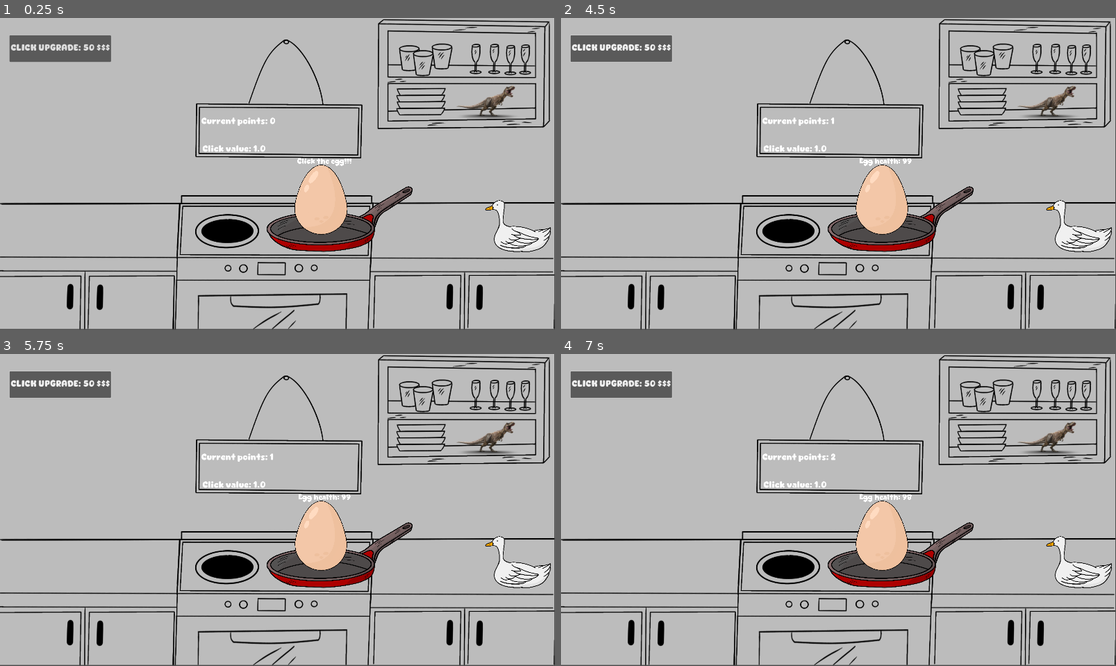
Above: before the commit, frames 1-4 (two rows, left to right).
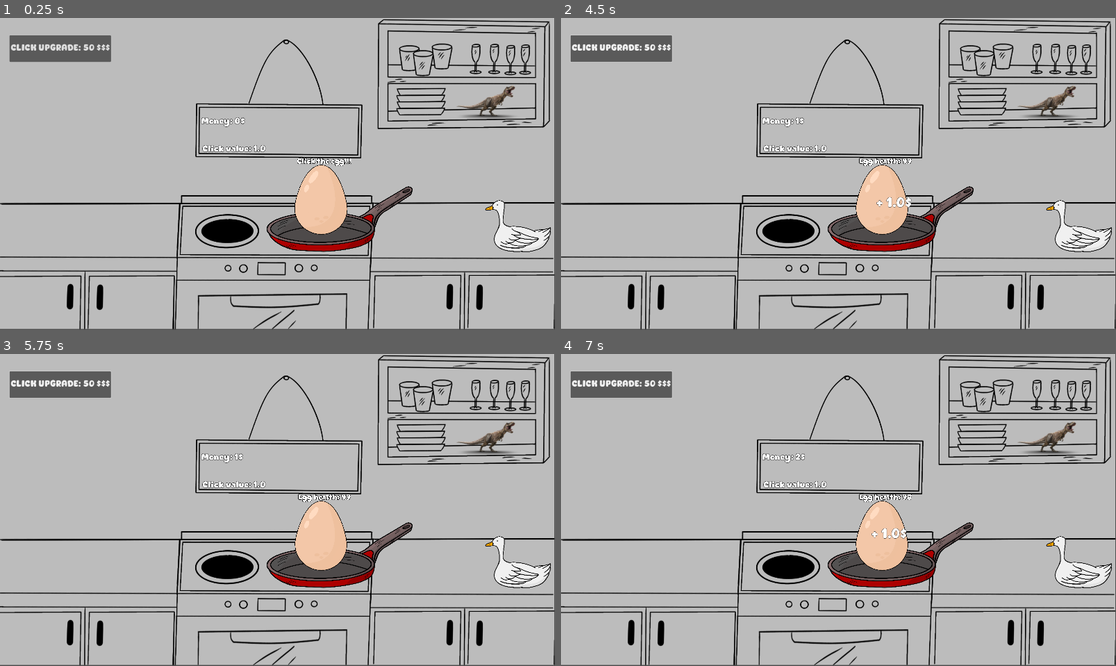
Above: after the commit, the same moments.

Repository: cherciAdelin/Quacky-Clicker
Game: Godot game, scene res://Scenes/main.tscn
The game is run twice, just before and just after one commit, with the same random seed, the same clock (stepped at 60 frames per second) and the same inputs.
Inputs (mouse positions are in pixels of both pictures, inside the frame that each line leads up to):
- Up to frame 1 (0.25 s): no input
- Up to frame 2 (4.5 s): click "CLICK UPGRADE: 50 $$$" at 0.5 s; click "Insufficient currency!" at 1.25 s; click "Insufficient currency!" at 2 s; click "CLICK UPGRADE: 50 $$$" at 2.75 s; click "CLICK UPGRADE: 50 $$$" at 3.5 s; move the mouse to (882, 198) at 4.27 s; press the mouse at (882, 198) at 4.28 s
- Up to frame 3 (5.75 s): tap Enter at 5 s; move the mouse to (444, 556) at 5.02 s; release the mouse at (444, 556) at 5.03 s; click (444, 556) at 5.1 s
- Up to frame 4 (7 s): move the mouse to (672, 463) at 5.77 s; press the mouse at (672, 463) at 5.78 s; tap Space at 6.5 s; move the mouse to (866, 510) at 6.52 s; release the mouse at (866, 510) at 6.53 s; click (866, 510) at 6.6 s

The runs differ from the first frame. In frame 1, 0.3% of the frame differs, in the area x 36-64%, y 31-48%; in frame 2, 0.4%; in frame 3, 0.3%; in frame 4, 0.4%, in the area x 36-64%, y 31-60%.

Commit message:
Money popup
Added money popup whenever you click the egg , changed small details and deleted unnecessary files

Diff:
--- a/Scenes/egg.tscn
+++ b/Scenes/egg.tscn
@@ -25,6 +25,8 @@
 offset_top = -1536.0
 offset_right = 1365.0
 offset_bottom = -946.0
+theme_override_colors/font_outline_color = Color(0, 0, 0, 1)
+theme_override_constants/outline_size = 45
 theme_override_fonts/font = ExtResource("3_85tk0")
 theme_override_font_sizes/font_size = 250
 text = "Click the egg!!!"
--- a/Scenes/main.tscn
+++ b/Scenes/main.tscn
@@ -41,9 +41,11 @@
 offset_top = 312.0
 offset_right = 1243.0
 offset_bottom = 399.0
+theme_override_colors/font_outline_color = Color(0, 0, 0, 1)
+theme_override_constants/outline_size = 4
 theme_override_fonts/font = ExtResource("3_8gbba")
 theme_override_font_sizes/font_size = 30
-text = "Current score:"
+text = "Money:"
 vertical_alignment = 1
 
 [node name="Click_val" type="Label" parent="UI"]
@@ -51,6 +53,8 @@
 offset_top = 399.0
 offset_right = 969.0
 offset_bottom = 504.0
+theme_override_colors/font_outline_color = Color(0, 0, 0, 1)
+theme_override_constants/outline_size = 4
 theme_override_fonts/font = ExtResource("3_8gbba")
 theme_override_font_sizes/font_size = 30
 text = "Click value:"
@@ -61,6 +65,7 @@
 offset_top = 55.0
 offset_right = 283.0
 offset_bottom = 147.0
+theme_override_colors/font_outline_color = Color(0, 0, 0, 1)
 theme_override_fonts/font = ExtResource("3_8gbba")
 theme_override_font_sizes/font_size = 30
 text = "Upgrade button"
--- a/Scenes/upgrade_1.gd
+++ /dev/null
@@ -1 +0,0 @@
-extends TextureButton
--- a/Scripts/egg.gd
+++ b/Scripts/egg.gd
@@ -88,6 +88,5 @@
 	var tween := create_tween()
 	tween.set_trans(Tween.TRANS_BACK)
 	tween.set_ease(Tween.EASE_OUT)
-	sprite.scale = Vector2(1, 1)
-	tween.tween_property(sprite, "scale", Vector2(0.9, 0.9), 0.08)
-	tween.tween_property(sprite, "scale", Vector2(1, 1), 0.08)
+	tween.tween_property(sprite, "scale", Vector2(0.9, 0.9), 0.1)
+	tween.tween_property(sprite, "scale", Vector2(1, 1), 0.1)
--- a/Scripts/main.gd
+++ b/Scripts/main.gd
@@ -22,11 +22,12 @@
 ## it increases the "Currency" you have and also updates the UI
 func _on_egg_egg_pressed() -> void:
 	points += click_value
+	show_dmg(click_value, $Egg.global_position)
 	update_ui()
 
 ## updates every label on-screen with the latest values
 func update_ui():
-	$UI/Score.text = "Current points: " + str(int(points))
+	$UI/Score.text = "Money: " + str(int(points)) + "$"
 	$UI/Click_val.text = "Click value: " + str(click_value)
 	$UI/Upgrade1.text = "CLICK UPGRADE: " + str(up_cost) + " $$$"
 
@@ -61,3 +62,32 @@
 	click_value += up_val
 	up_val += 0.1
 	update_ui()
+
+## Dmg popup function. It first creates the text(var pop), generates a random position
+## loads the font, sets the text to the click value, adds the font and changes the font size
+## sets the position with the "origin" which is the position of the egg then adds the random coordinates
+## changes the color and adds it to the main scene with add_child. After all that it uses tweens for the
+## popup and fading animations
+func show_dmg(dmg_val: float, origin: Vector2):
+	var pop = Label.new()
+	var pos_x = randf_range(-40, 30)
+	var pos_y = randf_range(-30, 30)
+	var font = FontFile.new()
+
+	font.load_dynamic_font("res://Assets/Sprites/Fonts/Cute Dino.ttf")
+	pop.text = "+ " + str(dmg_val) + "$"
+	pop.add_theme_font_override("font", font)
+	pop.add_theme_font_size_override("font_size", 46)
+	pop.add_theme_color_override("font_color", Color(1.0, 1.0, 1.0, 1.0))
+	pop.add_theme_color_override("font_outline_color", Color(0.0, 0.0, 0.0, 1.0))
+	pop.add_theme_constant_override("outline_size", 3)
+	pop.global_position = origin + Vector2(pos_x, pos_y)
+	add_child(pop)
+
+	var tween = create_tween()
+	tween.set_trans(Tween.TRANS_SINE).set_ease(Tween.EASE_OUT)
+	tween.tween_property(pop, "position:y", pop.position.y - 30, 0.3)
+	tween.set_trans(Tween.TRANS_ELASTIC).set_ease(Tween.EASE_IN)
+	tween.tween_property(pop, "scale", Vector2.ZERO, 0.5)
+	#tween.tween_property(pop, "modulate:a", 0.0, 0.8)
+	tween.connect("finished", Callable(pop, "queue_free"))
Binary file removed: Assets/Sprites/Coursor/coursor_202510151842_50412 (1).png
Not shown, removed: Assets/Sprites/Coursor/coursor_202510151842_50412 (1).png.import
Binary file removed: Assets/Sprites/Egg/Egg_broken_202510151033_14751.png
Not shown, removed: Assets/Sprites/Egg/Egg_broken_202510151033_14751.png.import
Binary file removed: Assets/Sprites/Egg/Egg_cracked1_202510151033_14758.png
Not shown, removed: Assets/Sprites/Egg/Egg_cracked1_202510151033_14758.png.import
Binary file removed: Assets/Sprites/Egg/Egg_cracked2_202510151033_14756.png
Not shown, removed: Assets/Sprites/Egg/Egg_cracked2_202510151033_14756.png.import
Binary file removed: Assets/Sprites/Egg/Egg_cracked3_202510151033_14755.png
Not shown, removed: Assets/Sprites/Egg/Egg_cracked3_202510151033_14755.png.import
Binary file removed: Assets/Sprites/Egg/Egg_full_202510151033_14760.png
Not shown, removed: Assets/Sprites/Egg/Egg_full_202510151033_14760.png.import
